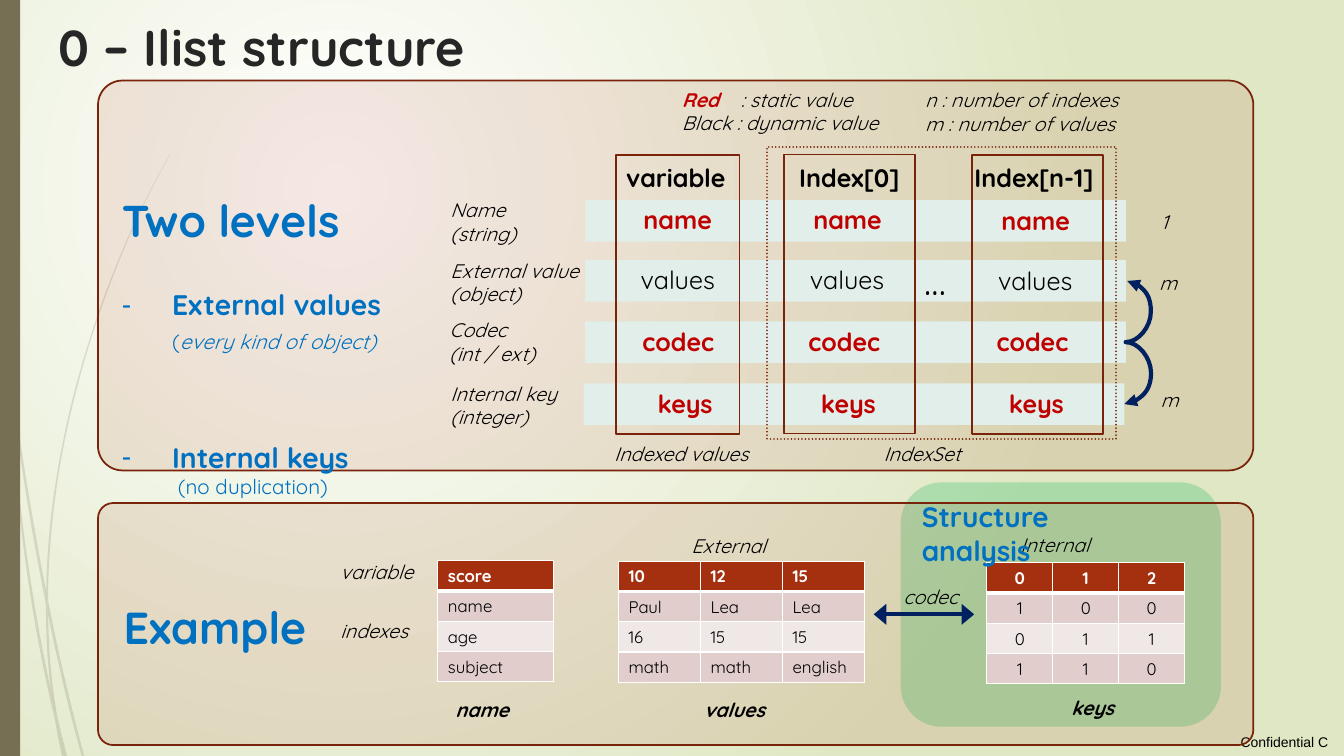
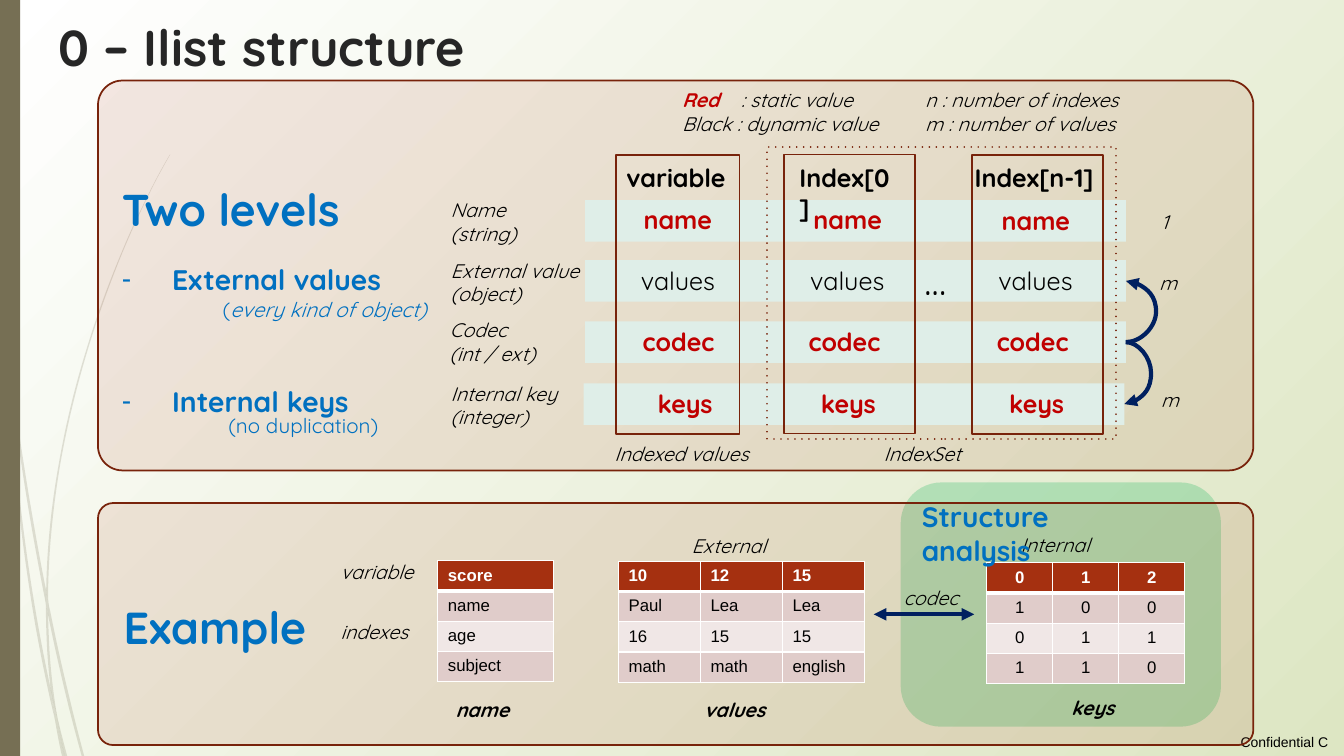
Before and after one commit to loco-philippe/Environmental-Sensing, a slide deck: slide 4 of documentation/ilist_technical.pptx. Drawn at 1344x756 pixels with LibreOffice and Linux fonts; fonts in the diff are those of the drawing. Boxes give left, top, right and bottom in pixels: in the first picture for what was removed or moved away, otherwise in the second. Text is boxed around its words. In the diff, an @@ line names an element or a change of style, - is before the commit and + after.

```diff
--- a/documentation/ilist_technical.pptx
+++ b/documentation/ilist_technical.pptx
@@ background gradient #FFFFFF to #DFE8C4 to gradient #FFFFFF to #DDE6C3 @@
@@ outline #7A240C 1.25 pt to #78230B 1.25 pt in 5 elements at [98, 503, 1253, 745], [616, 155, 740, 435], [784, 154, 915, 434], [972, 155, 1103, 435], [98, 81, 1253, 471] @@
@@ rectangle at [767, 147, 1116, 440]: outline #7A240C 1.25 pt dashed to #78230B 1.25 pt dashed @@
@@ text "Index[0]" rewrapped from [799, 168, 899, 192] to [799, 168, 889, 192] @@
@@ text "Two levels" at [122, 193, 426, 437]: line spacing 1 to 0.8 @@
@@ fill #E1EEE9 to #DFEEE8 in 4 elements at [584, 383, 1124, 424], [586, 322, 1126, 363], [586, 260, 1126, 301], [586, 201, 1126, 242] @@
@@ rounded rectangle at [901, 483, 1222, 727]: proportions changed @@
@@ table at [438, 561, 554, 756] @@
@@ fill #E1CDCC to #E0CCCA in 2 cells @@
@@ fill #F0E8E7 to #F0E7E6 in row 3, column 1 @@
@@ font Quicksand to Arial @@
@@ table at [619, 562, 864, 756] @@
@@ fill #E1CDCC to #E0CCCA in 6 cells @@
@@ fill #F0E8E7 to #F0E7E6 in row 3 @@
@@ font Quicksand to Arial @@
@@ table at [987, 563, 1184, 756] @@
@@ fill #E1CDCC to #E0CCCA in 6 cells @@
@@ fill #F0E8E7 to #F0E7E6 in row 3 @@
@@ font Quicksand to Arial @@
```
Also in this commit, not shown: 28 other slides changed, 1 slide added, 5 other files.
